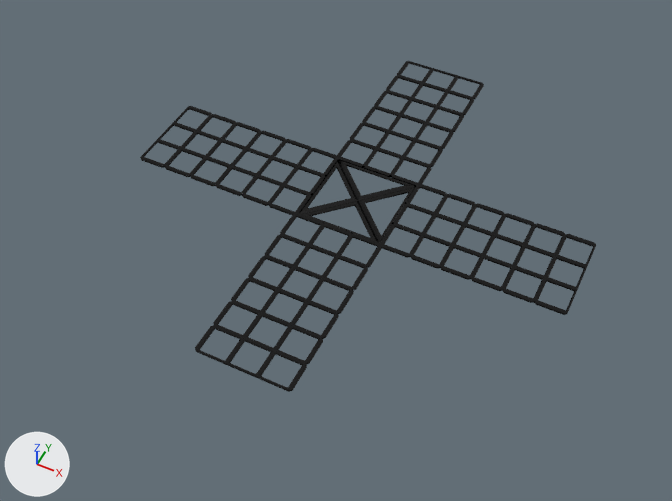
One commit to the glTF model ludo-sync-game/public/models/grid.glb: the scene before it, then after it.
The view is the same before and after, from a 50 mm camera at (8.97, -19.56, 21.61) aimed at (0.16, -1.94, -0.42). The lights are fixed; the arrows at lower left show +X, +Y and +Z. The picture after the commit comes second. Where no turn or scale is listed for an object, it has been applied to the vertices.
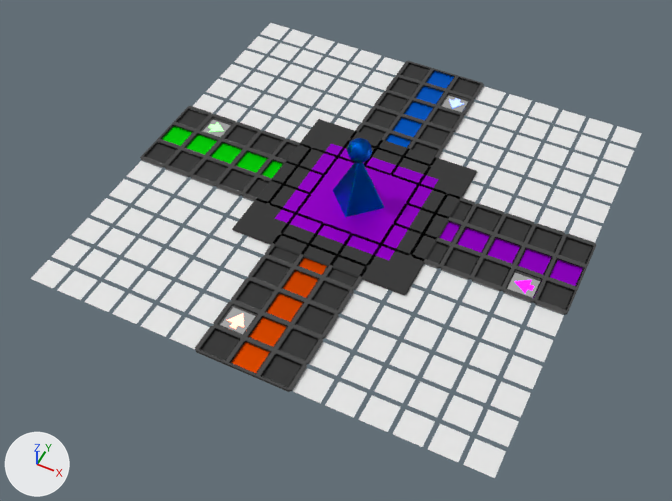
Where the change shows, as pixel boxes (x1, y1, x2, y2) in the pictures (672 x 501 px):
'Plane.002', added: after (31, 23, 642, 478)
'Plane.001', recoloured: (140, 61, 596, 392) in both
'Plane.005', added: after (146, 65, 592, 387)
'Plane', added: after (232, 119, 477, 295)
'Plane.004', added: after (144, 63, 596, 392)
'player3', added (blue): after (333, 138, 384, 217)
'Plane.006', added: after (227, 313, 244, 329)
'Plane.009', added: after (514, 280, 534, 293)
'Plane.007', added: after (209, 122, 224, 132)
'Plane.008', added: after (449, 98, 464, 108)
'player2', added: after (333, 142, 382, 217)

What changed in the scene script:
```text
Change mat_material_007:
    mat_material_007.base_color: (0.0331, 0.0331, 0.0331) -> (0.16, 0.16, 0.16)  # dark grey #333333 -> grey #6f6f6f
Add me_plane_009:
    me_plane_009.from_pydata([(-0.3, 0.0, 0.01), (0.15, -0.1, 0.01), (0.15, -0.3, 0.01), (0.15, 0.3, 0.01), (0.3, -0.1, 0.01), (0.3, 0.1, 0.01), (0.0, 0.1, 0.01), (0.0, -0.1, 0.01), (0.15, 0.1, 0.01)], [], [(6, 3, 0), (8, 3, 6), (2, 1, 7), (1, 8, 6), (1, 6, 7), (2, 7, 0), (7, 6, 0), (4, 5, 8), (4, 8, 1)])
    me_plane_009.materials.append(mat_material_011)  # purple #9b00d1, glowing purple #be00ff
Add me_plane_008:
    me_plane_008.from_pydata([(0.0, -0.3, 0.01), (0.1, 0.15, 0.01), (0.3, 0.15, 0.01), (-0.3, 0.15, 0.01), (0.1, 0.3, 0.01), (-0.1, 0.3, 0.01), (-0.1, 0.0, 0.01), (0.1, 0.0, 0.01), (-0.1, 0.15, 0.01)], [], [(6, 3, 0), (8, 3, 6), (2, 1, 7), (1, 8, 6), (1, 6, 7), (2, 7, 0), (7, 6, 0), (4, 5, 8), (4, 8, 1)])
    me_plane_008.materials.append(mat_material_010)  # white #e7e7e7, glowing blue #0076ff
Add me_plane_007:
    me_plane_007.from_pydata([(0.3, 0.0, 0.01), (-0.15, 0.1, 0.01), (-0.15, 0.3, 0.01), (-0.15, -0.3, 0.01), (-0.3, 0.1, 0.01), (-0.3, -0.1, 0.01), (0.0, -0.1, 0.01), (0.0, 0.1, 0.01), (-0.15, -0.1, 0.01)], [], [(6, 3, 0), (8, 3, 6), (2, 1, 7), (1, 8, 6), (1, 6, 7), (2, 7, 0), (7, 6, 0), (4, 5, 8), (4, 8, 1)])
    me_plane_007.materials.append(mat_material_009)  # white #e7e7e7, glowing green #00ff04
Add me_plane_006:
    me_plane_006.from_pydata([(0.0, 0.3, 0.01), (-0.1, -0.15, 0.01), (-0.3, -0.15, 0.01), (0.3, -0.15, 0.01), (-0.1, -0.3, 0.01), (0.1, -0.3, 0.01), (0.1, 0.0, 0.01), (-0.1, 0.0, 0.01), (0.1, -0.15, 0.01)], [], [(6, 3, 0), (8, 3, 6), (2, 1, 7), (1, 8, 6), (1, 6, 7), (2, 7, 0), (7, 6, 0), (4, 5, 8), (4, 8, 1)])
    me_plane_006.materials.append(mat_material_008)  # white #e7e7e7, glowing orange #ff6531
Add ob_plane:
    ob_plane = bpy.data.objects.new('Plane', me_plane)  # 194 vertices, 384 faces; spans x -3.0..3.0, y -3.0..3.0, z 0.0..0.1; in mat_material_004 (purple #ae00e7), mat_material_006 (dark grey #333333)
    ob_plane.location = (0.0, 0.0, 0.0)
Add ob_player3:
    ob_player3 = bpy.data.objects.new('player3', me_icosphere_003)  # 106 vertices, 204 faces; spans x -0.96..0.96, y -0.96..0.96, z -2.2..0.4; in mat_material_003 (blue #006de7)
    ob_player3.location = (0.0, 0.0, 2.2)
Add ob_player2:
    ob_player2 = bpy.data.objects.new('player2', me_icosphere_001)  # 106 vertices, 204 faces; spans x -0.96..0.96, y -0.96..0.96, z 0.0..2.6; in mat_material_002 (green #00e704)
    ob_player2.location = (0.0, 0.0, 0.0)
Add ob_plane_009:
    ob_plane_009 = bpy.data.objects.new('Plane.009', me_plane_009)
    ob_plane_009.location = (6.0, -1.0, 0.01)
Add ob_plane_008:
    ob_plane_008 = bpy.data.objects.new('Plane.008', me_plane_008)
    ob_plane_008.location = (1.0, 6.0, 0.01)
Add ob_plane_007:
    ob_plane_007 = bpy.data.objects.new('Plane.007', me_plane_007)
    ob_plane_007.location = (-6.0, 1.0, 0.01)
Add ob_plane_006:
    ob_plane_006 = bpy.data.objects.new('Plane.006', me_plane_006)
    ob_plane_006.location = (-1.0, -6.0, 0.01)
Add ob_plane_005:
    ob_plane_005 = bpy.data.objects.new('Plane.005', me_plane_005)  # 288 vertices, 144 faces; spans x -7.4..7.4, y -7.4..7.4, z 0.01; in mat_material_006 (dark grey #333333), mat_material_001 (orange #e75000), mat_material_004 (purple #ae00e7), mat_material_002 (green #00e704), mat_material_003 (blue #006de7), mat_material (white #e7e7e7)
    ob_plane_005.location = (0.0, 0.0, 0.0)
Add ob_plane_004:
    ob_plane_004 = bpy.data.objects.new('Plane.004', me_plane_004)  # 684 vertices, 1152 faces; spans x -7.5..7.5, y -7.5..7.5, z -0.1..0.1; in mat_material_007 (grey #6f6f6f)
    ob_plane_004.location = (0.0, 0.0, 0.0)
Add ob_plane_002:
    ob_plane_002 = bpy.data.objects.new('Plane.002', me_plane_002)  # 900 vertices, 450 faces; spans x -7.43..7.43, y -7.43..7.43, z 0.0
    ob_plane_002.location = (0.0, 0.0, 0.0)
```
